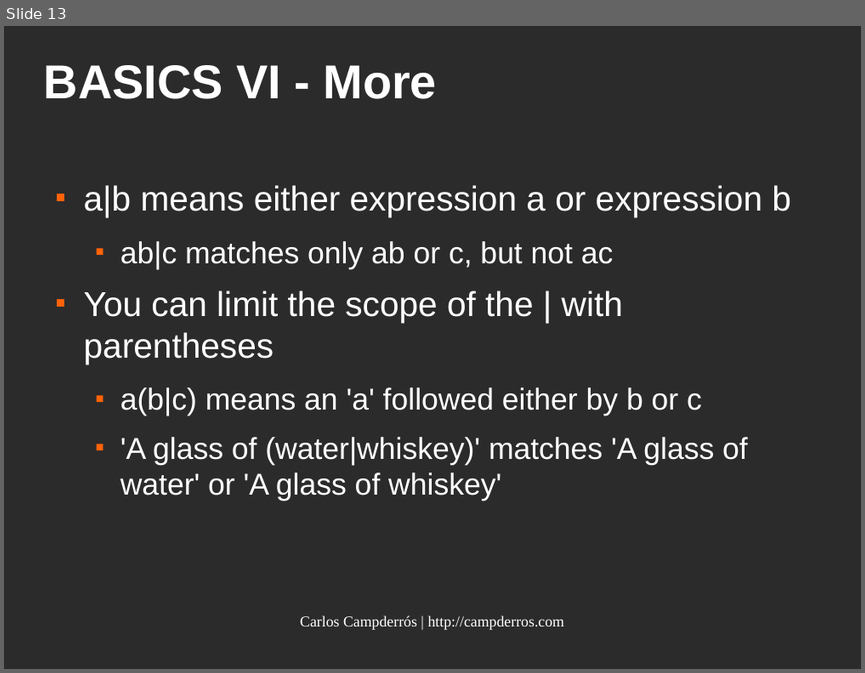
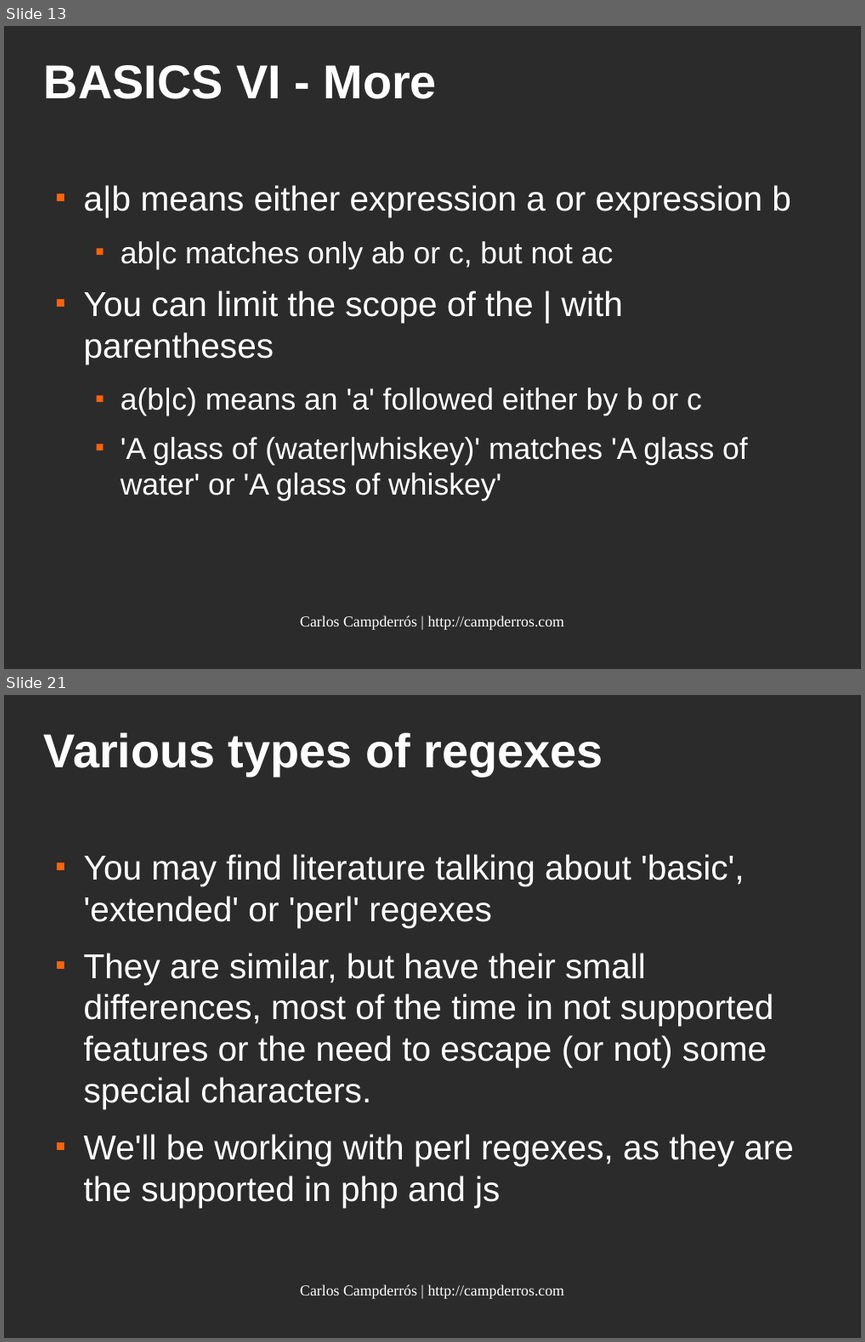
Before and after one commit to kampde/phpRegexTest, a slide deck: regular_expressions.odp. Shown one above the other, each under a label of ours: slide 13 before the commit, slides 13 and 21 after it; the slides between them are not shown. The pictures are 865x673 and 865x1342 pixels, drawn with LibreOffice and Linux fonts; fonts in the diff are those of the drawing; background and template pictures are left out; a plain dark background stands for a picture behind light text. Boxes give left, top, right and bottom in pixels: in the first picture for what was removed or moved away, otherwise in the second. Text is boxed around its words. In the diff, an @@ line names an element or a change of style, - is before the commit and + after.

```diff
--- a/regular_expressions.odp
+++ b/regular_expressions.odp
@@ slide 21 added at [4,695,861,1338], background picture (left out) @@
@@ title added at [44,732,603,776], 44 pt, text #FFFFFF, bold @@
+Various types of regexes
@@ text added at [84,854,794,1207], 32 pt, text #FFFFFF @@
+■ You may find literature talking about 'basic', 'extended' or 'perl' regexes
+■ They are similar, but have their small differences, most of the time in not supported features or the need to escape (or not) some special characters.
+■ We'll be working with perl regexes, as they are the supported in php and js
@@ text added at [300,1284,565,1299], 14 pt, text #FFFFFF @@
+Carlos Campderrós | http://campderros.com
```
Also in this commit, not shown: 4 slides changed, 8 other slides added.
